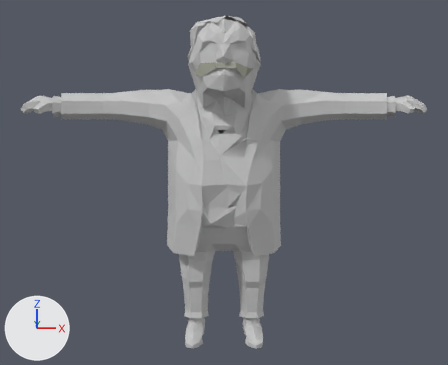
What one commit did to the Blender file Assets/3D Models/04-Helmholtz/Helmholtz.blend.
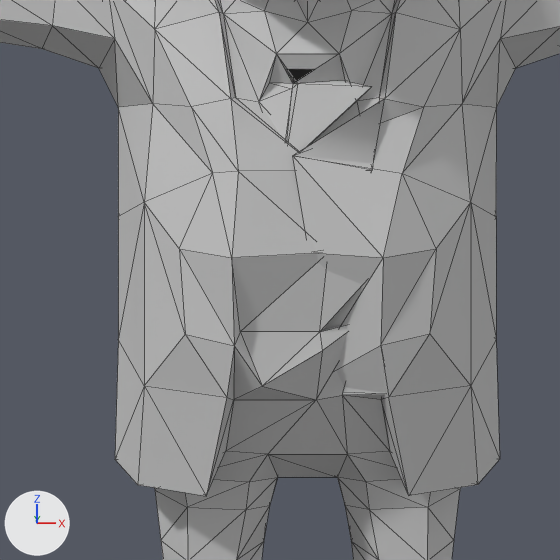
The first picture shows the older version from a 50 mm camera at (-0.005, -3.457, 1.428) aimed at (-0.001, -0.063, 0.914). The close-ups show both versions on the part from 30% to 67% of the width and 30% to 75% of the height of that picture. Arrows for +X, +Y and +Z are at lower left; the lights stay in place. The close-ups show mesh edges as thin lines.

Objects in the first close-up: 'trump_lp_model.001'.
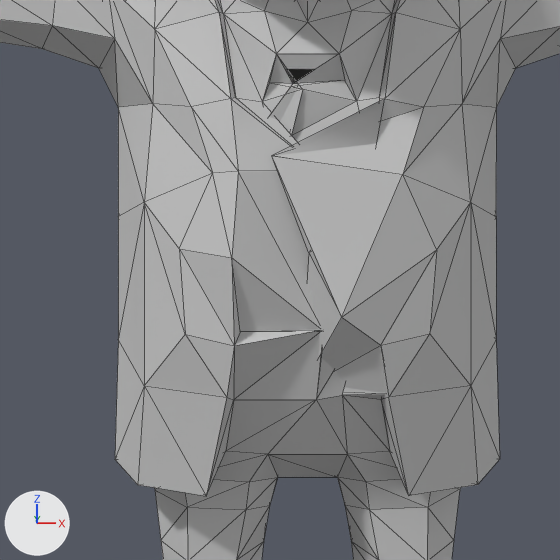
What changed in the scene script:
```text
Change me_untitled_001:
    where me_untitled_001.from_pydata(...)  # 616 vertices, 1200 faces; spans x -112.0..112.0, y -40.0..27.0, z 0.0..180.0
    used by ob_trump_lp_model_001
    me_untitled_001 part 1
    me_untitled_001.vertices[35].co: (-2.0, -20.0, 118.0) -> (-1.0, -21.0, 118.0)  # pixel (291, 88) -> pixel (302, 89)
    me_untitled_001.vertices[36].co: (-4.0, -23.0, 106.0) -> (-4.0, -21.0, 106.0)
    me_untitled_001.vertices[42].co: (3.0, -26.0, 93.0) -> (2.0, -24.0, 81.0)
    me_untitled_001.vertices[179].co: (-7.0, -25.0, 72.0) -> (2.0, -25.0, 81.0)  # pixel (262, 386) -> not seen
    me_untitled_001.vertices[181].co: (2.0, -25.0, 78.0) -> (3.0, -25.0, 81.0)  # pixel (322, 350) -> not seen
    me_untitled_001.vertices[325].co: (10.0, -21.0, 119.0) -> (-3.0, -21.0, 119.0)  # pixel (371, 86) -> pixel (290, 86)
    me_untitled_001.vertices[327].co: (-4.0, -23.0, 106.0) -> (-12.0, -20.0, 106.0)
    me_untitled_001.vertices[328].co: (6.0, -26.0, 94.0) -> (6.0, -23.0, 94.0)
    me_untitled_001.vertices[334].co: (12.0, -28.0, 93.0) -> (5.0, -30.0, 84.0)  # pixel (383, 257) -> pixel (341, 317)
    me_untitled_001.vertices[336].co: (20.0, -22.0, 93.0) -> (20.0, -23.0, 93.0)  # pixel (436, 248) -> pixel (436, 249)
    me_untitled_001.vertices[341].co: (-2.0, -24.0, 108.0) -> (-5.0, -24.0, 108.0)  # pixel (292, 155) -> pixel (271, 155)
    me_untitled_001.vertices[344].co: (15.0, -23.0, 105.0) -> (15.0, -25.0, 105.0)  # pixel (402, 173) -> pixel (402, 174)
```

Pixel boxes [x1, y1, x2, y2] of what changed, in the close-ups (560 x 560 px; the box of a moved part takes in the faces that stretch with it):
part 1 of me_untitled_001, moved or reshaped
    both: [232, 80, 471, 400]
